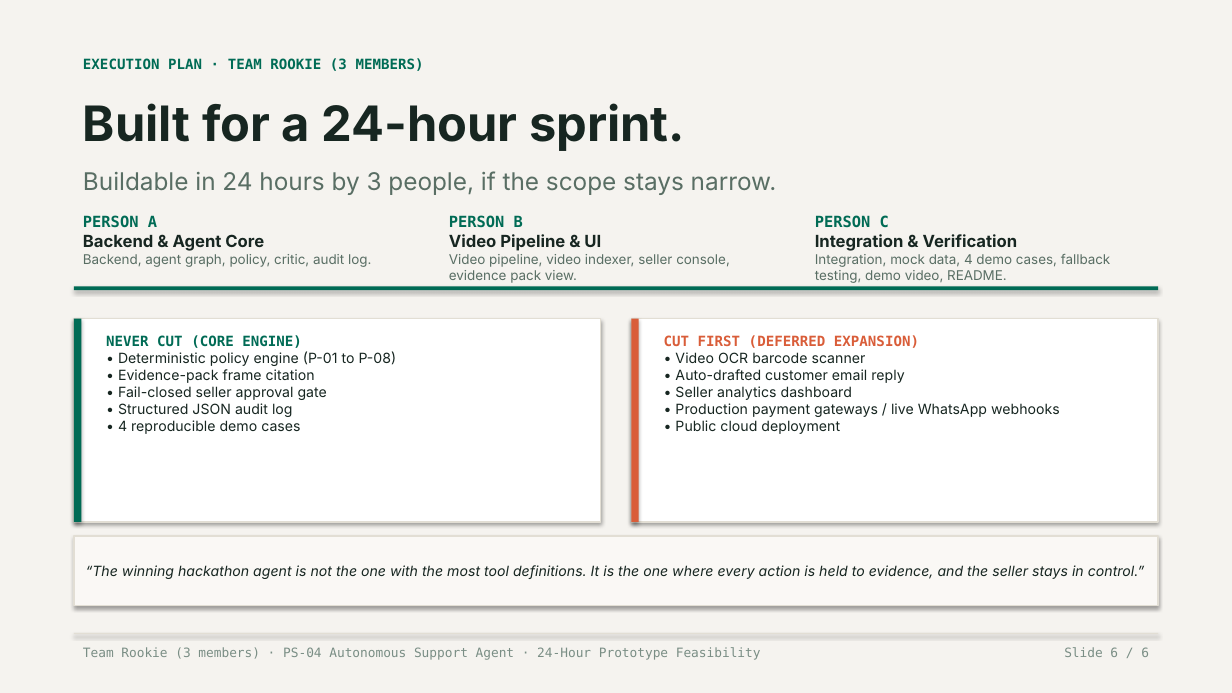
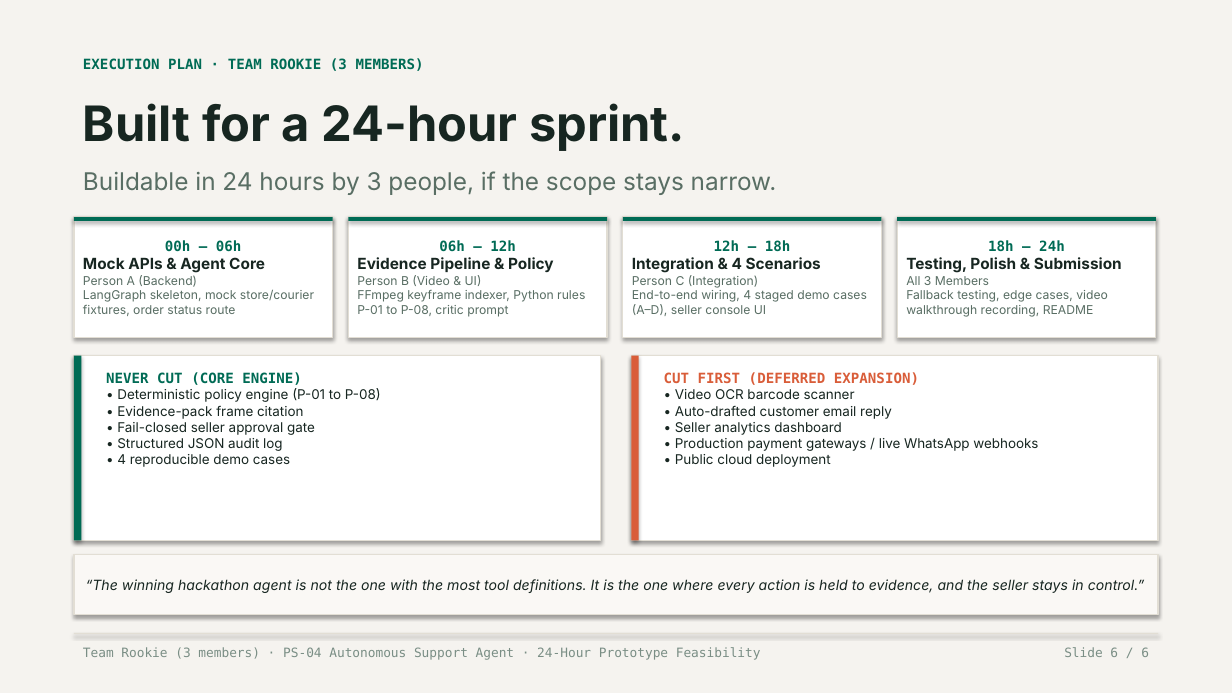
Before and after one commit to lenamkhanhh/hack4hack, a slide deck: slide 6 of ReturnLens_v4.pptx. Drawn at 1232x693 pixels with LibreOffice and Linux fonts; fonts in the diff are those of the drawing. Boxes give left, top, right and bottom in pixels: in the first picture for what was removed or moved away, otherwise in the second. Text is boxed around its words. In the diff, an @@ line names an element or a change of style, - is before the commit and + after.

```diff
--- a/ReturnLens_v4.pptx
+++ b/ReturnLens_v4.pptx
@@ rectangle added at box(74, 217, 333, 337), fill #FFFFFF, outline #E2DED4 1 pt, 9.5 pt, text #596E64 @@
+00h – 06h
+Mock APIs & Agent Core
+Person A (Backend)
+LangGraph skeleton, mock store/courier fixtures, order status route
@@ rectangle added at box(74, 217, 333, 221), fill #006B55 @@
@@ text removed at box(83, 215, 371, 267) @@
-PERSON A
-Backend & Agent Core
-Backend, agent graph, policy, critic, audit log.
@@ rectangle added at box(348, 217, 607, 337), fill #FFFFFF, outline #E2DED4 1 pt, 9.5 pt, text #596E64 @@
+06h – 12h
+Evidence Pipeline & Policy
+Person B (Video & UI)
+FFmpeg keyframe indexer, Python rules P-01 to P-08, critic prompt
@@ rectangle added at box(348, 217, 607, 221), fill #006B55 @@
@@ text removed at box(449, 215, 730, 283) @@
-PERSON B
-Video Pipeline & UI
-Video pipeline, video indexer, seller console, evidence pack view.
@@ rectangle added at box(623, 217, 882, 337), fill #FFFFFF, outline #E2DED4 1 pt, 9.5 pt, text #596E64 @@
+12h – 18h
+Integration & 4 Scenarios
+Person C (Integration)
+End-to-end wiring, 4 staged demo cases (A–D), seller console UI
@@ rectangle added at box(623, 217, 882, 221), fill #006B55 @@
@@ text removed at box(815, 215, 1111, 283) @@
-PERSON C
-Integration & Verification
-Integration, mock data, 4 demo cases, fallback testing, demo video, README.
@@ rectangle added at box(897, 217, 1156, 337), fill #FFFFFF, outline #E2DED4 1 pt, 9.5 pt, text #596E64 @@
+18h – 24h
+Testing, Polish & Submission
+All 3 Members
+Fallback testing, edge cases, video walkthrough recording, README
@@ rectangle added at box(897, 217, 1156, 221), fill #006B55 @@
@@ rectangle removed at box(74, 287, 1158, 290) @@
@@ rectangle: place and size @@
-rectangle at box(74, 319, 601, 522)
+rectangle at box(74, 356, 601, 541)
@@ rectangle: place and size @@
-rectangle at box(74, 319, 81, 522)
+rectangle at box(74, 356, 81, 541)
@@ rectangle: place and size @@
-rectangle at box(631, 319, 1158, 522)
+rectangle at box(631, 356, 1158, 541)
@@ rectangle: place and size @@
-rectangle at box(631, 319, 639, 522)
+rectangle at box(631, 356, 639, 541)
@@ text "NEVER CUT (CORE ENGINE)": place and size @@
-text "NEVER CUT (CORE ENGINE)" at box(106, 335, 397, 434)
+text "NEVER CUT (CORE ENGINE)" at box(106, 372, 381, 467)
@@ text at box(117, 388, 381, 467): size 11 to 10.5 pt in "• Deterministic policy engine (P-01 to P-08) ..." @@
@@ text "CUT FIRST (DEFERRED EXPANSION)": place and size @@
-text "CUT FIRST (DEFERRED EXPANSION)" at box(664, 335, 1060, 434)
+text "CUT FIRST (DEFERRED EXPANSION)" at box(664, 372, 1038, 467)
@@ text at box(675, 389, 1038, 467): size 11 to 10.5 pt in "• Video OCR barcode scanner • Auto-drafted ..." @@
@@ rectangle "“The winning hackathon agent is ...": place and size @@
-rectangle "“The winning hackathon agent is ..." at box(74, 536, 1158, 605)
+rectangle "“The winning hackathon agent is ..." at box(74, 555, 1158, 615)
```
Also in this commit, not shown: 5 other slides changed, 19 other files.
